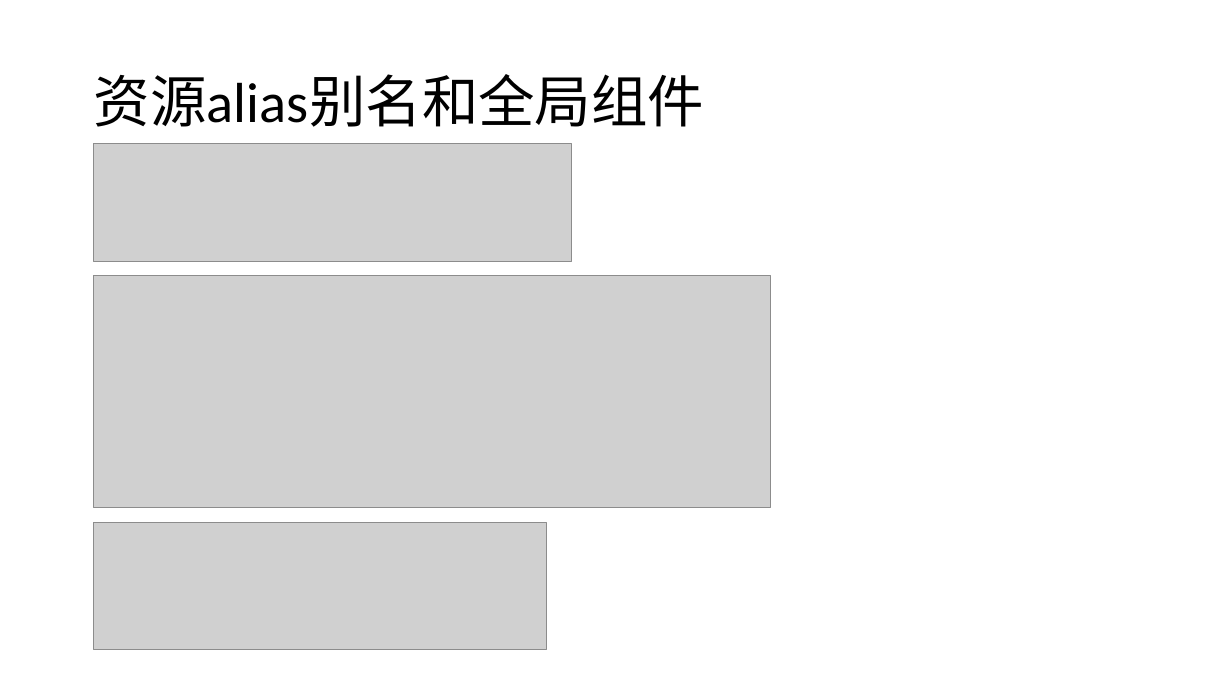
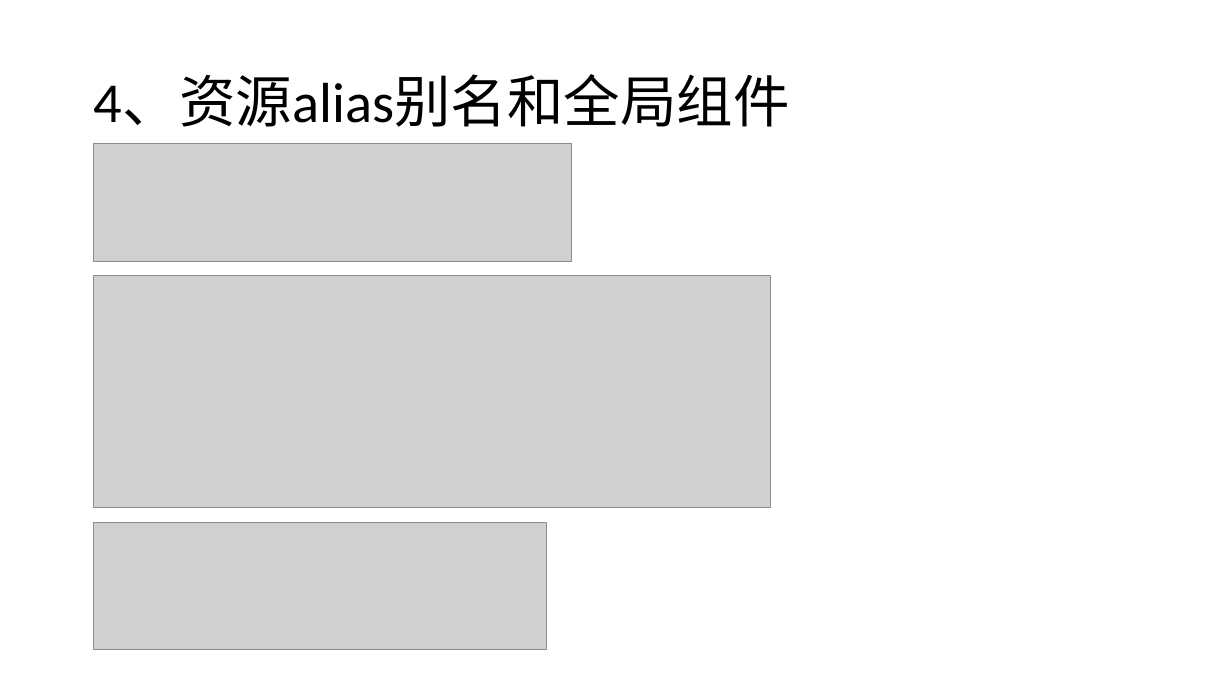
Before and after one commit to liwenxin-jam/vuecli3-starter, a slide deck: slide 8 of doc/vue-cli3.pptx (slide 7 before the commit). Drawn at 1232x693 pixels with LibreOffice and Linux fonts; fonts in the diff are those of the drawing; grey boxes stand for pictures. Boxes give left, top, right and bottom in pixels: in the first picture for what was removed or moved away, otherwise in the second. Text is boxed around its words. In the diff, an @@ line names an element or a change of style, - is before the commit and + after.

```diff
--- a/doc/vue-cli3.pptx
+++ b/doc/vue-cli3.pptx
@@ title at (94, 74, 790, 127): text changed @@
-资源alias别名和全局组件
+4、资源alias别名和全局组件
```
Also in this commit, not shown: 13 other slides changed, 3 slides added, 6 other files.
